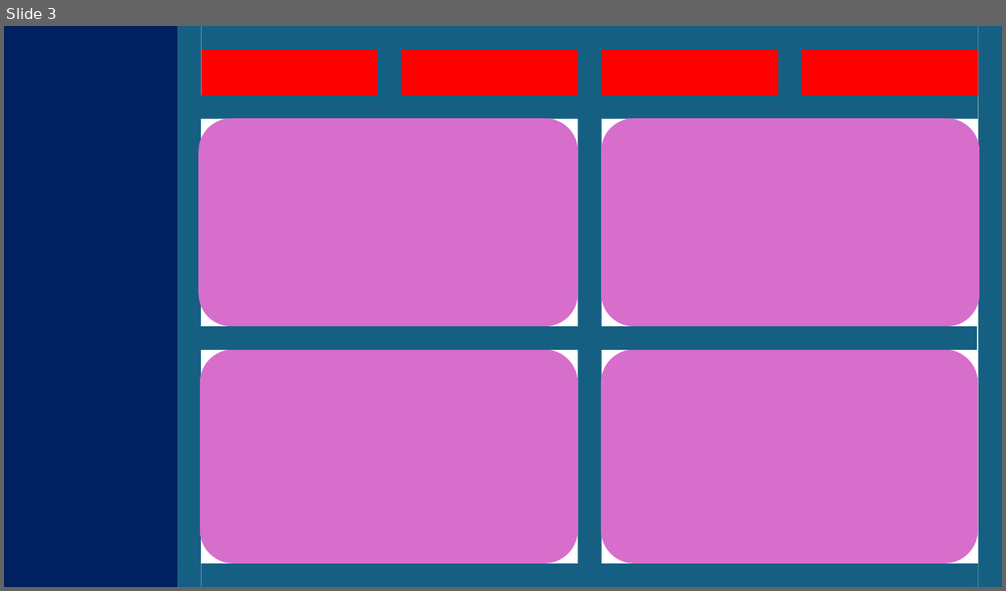
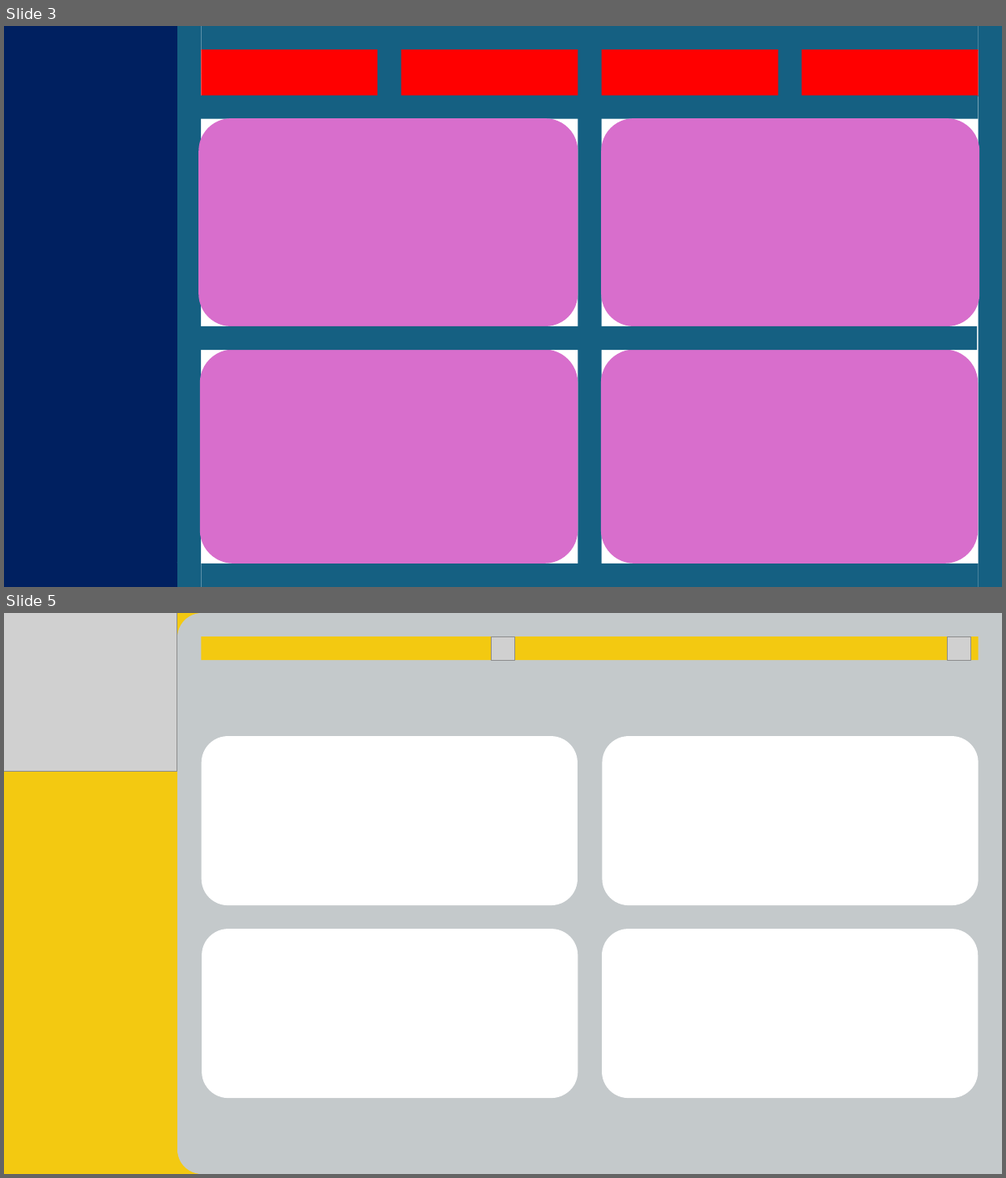
Before and after one commit to danilo-joshue/Financial_data_analysis, a slide deck: Template/powerbi_template.pptx. Shown one above the other, each under a label of ours: slide 3 before the commit, slides 3 and 5 after it; the slides between them are not shown. The pictures are 1006x591 and 1006x1178 pixels, drawn with LibreOffice and Linux fonts; fonts in the diff are those of the drawing; grey boxes stand for pictures; background and template pictures are left out. Boxes give left, top, right and bottom in pixels: in the first picture for what was removed or moved away, otherwise in the second. Text is boxed around its words. In the diff, an @@ line names an element or a change of style, - is before the commit and + after.

```diff
--- a/Template/powerbi_template.pptx
+++ b/Template/powerbi_template.pptx
@@ slide 5 added at (4,613,1002,1174), background picture (left out) @@
@@ rectangle added at (4,613,1002,1174), fill #F3C911 @@
@@ picture added at (4,613,177,772) @@
@@ round same rect added at (177,613,1002,1174), fill #C4C9CB @@
@@ rectangle added at (202,636,978,660), fill #F3C911 @@
@@ picture added at (492,636,514,659) @@
@@ picture added at (948,636,970,659) @@
@@ rounded rectangle added at (202,736,577,905), fill #FFFFFF @@
@@ rounded rectangle added at (602,736,978,905), fill #FFFFFF @@
@@ rounded rectangle added at (202,929,577,1098), fill #FFFFFF @@
@@ rounded rectangle added at (602,929,978,1098), fill #FFFFFF @@
```
Also in this commit, not shown: 1 other slide added, 1 other file.
